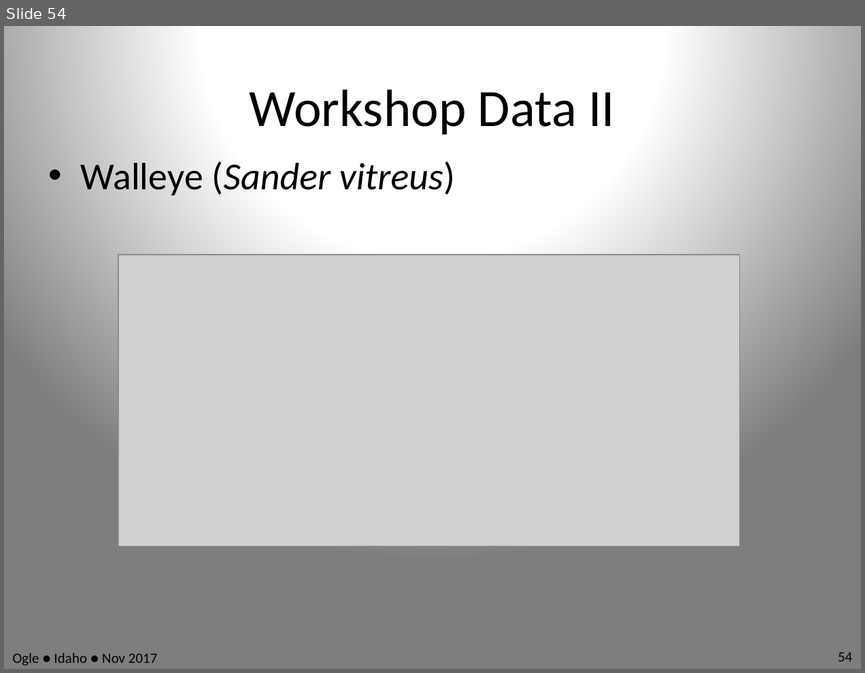
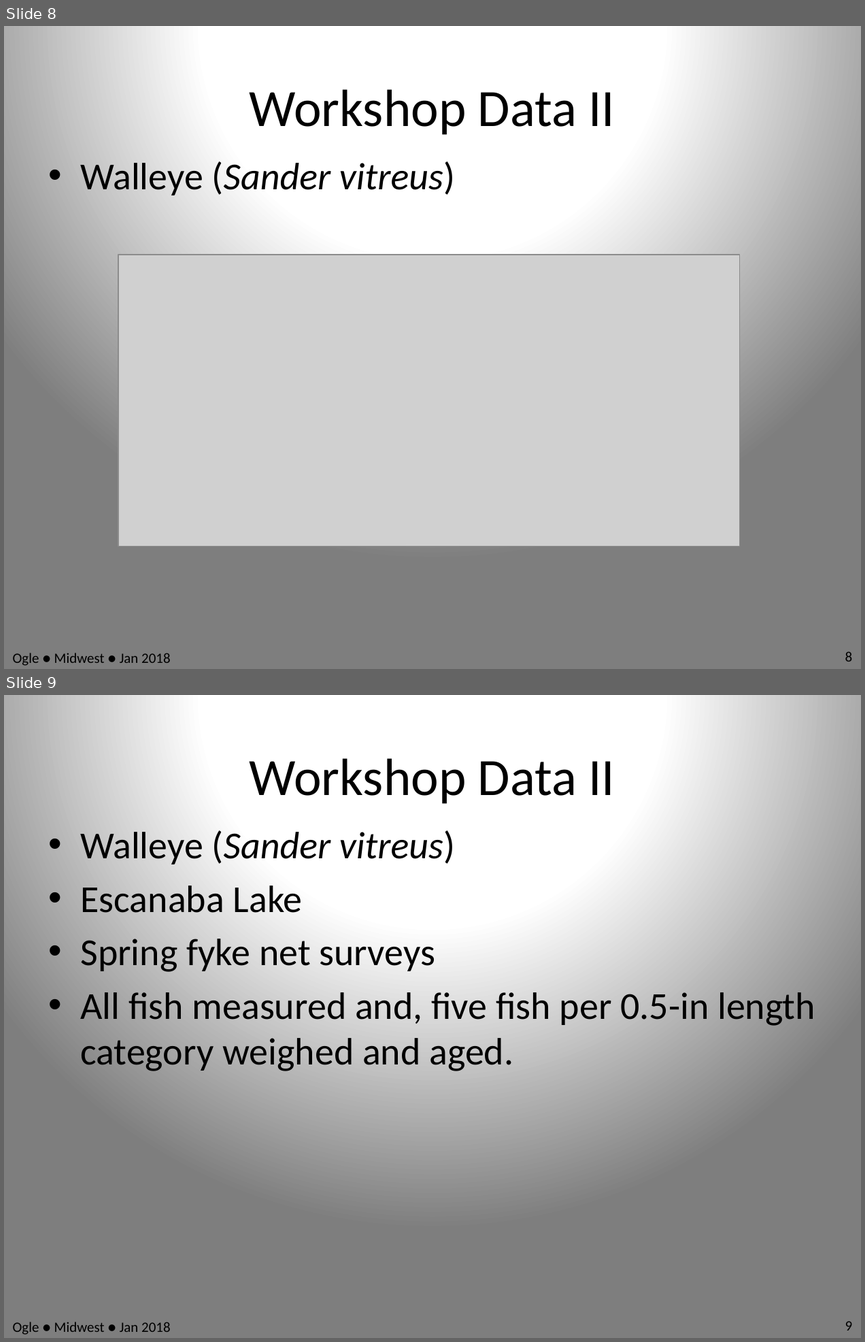
Before and after one commit to anhnguyendepocen/RcourseMidwest2018, a slide deck: Slides.pptx. Shown one above the other, each under a label of ours: slide 54 before the commit, slides 8 and 9 after it. The pictures are 865x673 and 865x1342 pixels, drawn with LibreOffice and Linux fonts; fonts in the diff are those of the drawing; grey boxes stand for pictures. Boxes give left, top, right and bottom in pixels: in the first picture for what was removed or moved away, otherwise in the second. Text is boxed around its words. In the diff, an @@ line names an element or a change of style, - is before the commit and + after.

```diff
--- a/Slides.pptx
+++ b/Slides.pptx
@@ slide 9 added at [4, 695, 861, 1338], background gradient #FEFEFE to #FFFFFF to #7F7F7F @@
@@ title added at [249, 758, 615, 804], 44 pt, text #000000 @@
+Workshop Data II
@@ text added at [80, 830, 815, 1071], 32 pt, text #000000 @@
+• Walleye (Sander vitreus)
+• Escanaba Lake
+• Spring fyke net surveys
+• All fish measured and, five fish per 0.5-in length category weighed and aged.
@@ text added at [13, 1321, 170, 1334], 12 pt, text #000000 @@
+Ogle ● Midwest ● Jan 2018
@@ page number added at [845, 1321, 853, 1330], 12 pt, text #000000 @@
+9
@@ what was slide 54 is now slide 8 @@
@@ slide 8 changed as well @@
@@ text at [13, 652, 170, 665]: text changed @@
-Ogle ● Idaho ● Nov 2017
+Ogle ● Midwest ● Jan 2018
@@ page number at [845, 652, 853, 661]: text changed @@
-54
+8
```
Also in this commit, not shown: 69 other slides changed, 2 other slides added.
